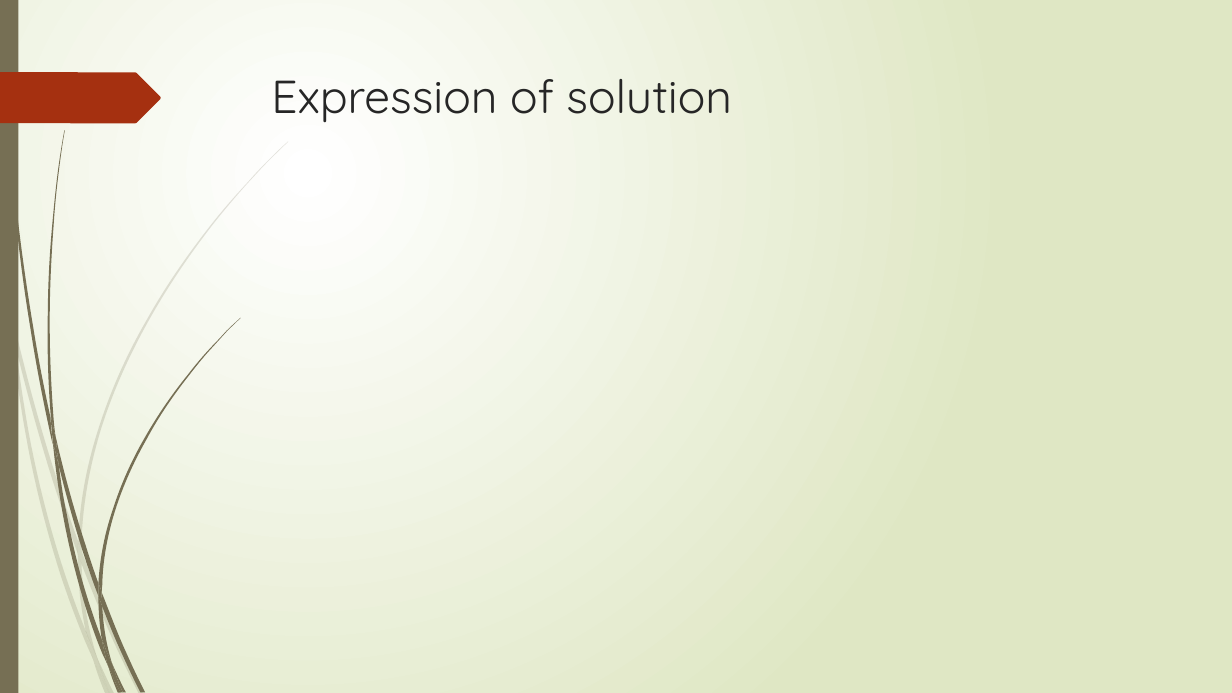
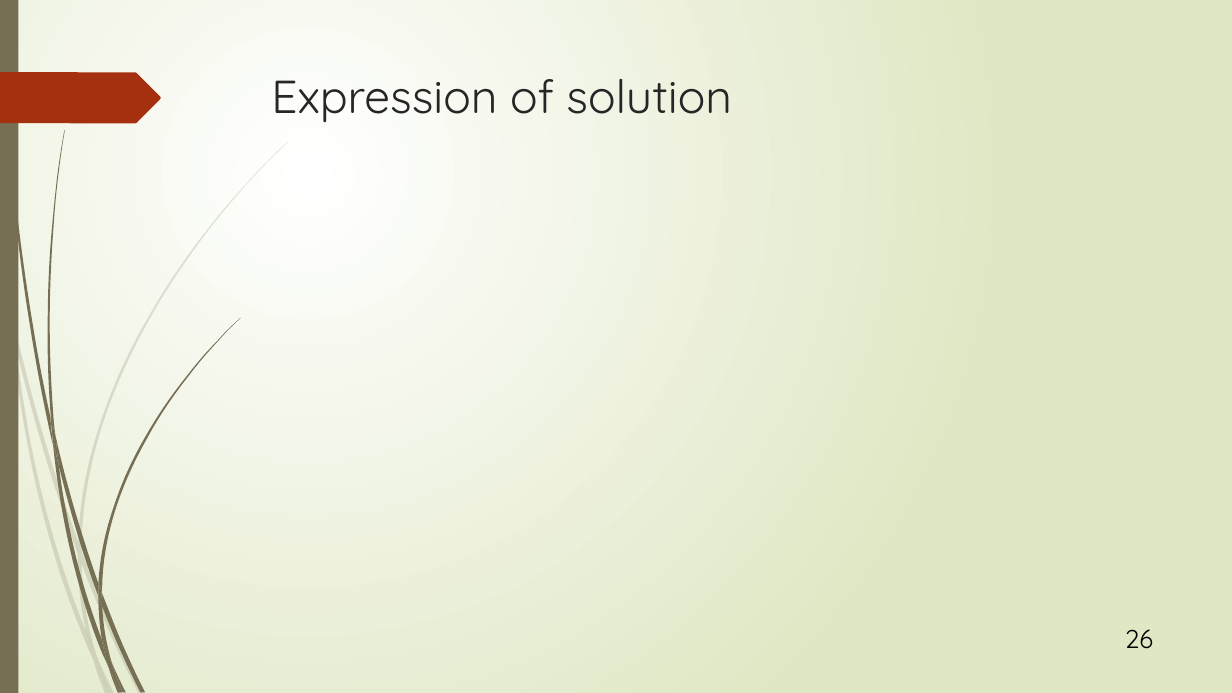
Before and after one commit to r-kurosu/kline_new, a slide deck: slide 26 of 竹田.pptx. Drawn at 1232x693 pixels with LibreOffice and Linux fonts; fonts in the diff are those of the drawing; grey boxes stand for pictures. Boxes give left, top, right and bottom in pixels: in the first picture for what was removed or moved away, otherwise in the second. Text is boxed around its words. In the diff, an @@ line names an element or a change of style, - is before the commit and + after.

```diff
--- a/竹田.pptx
+++ b/竹田.pptx
@@ page number added at (1125,629,1153,649), 20 pt, text #000000 @@
+26
```
Also in this commit, not shown: 64 other slides changed.
